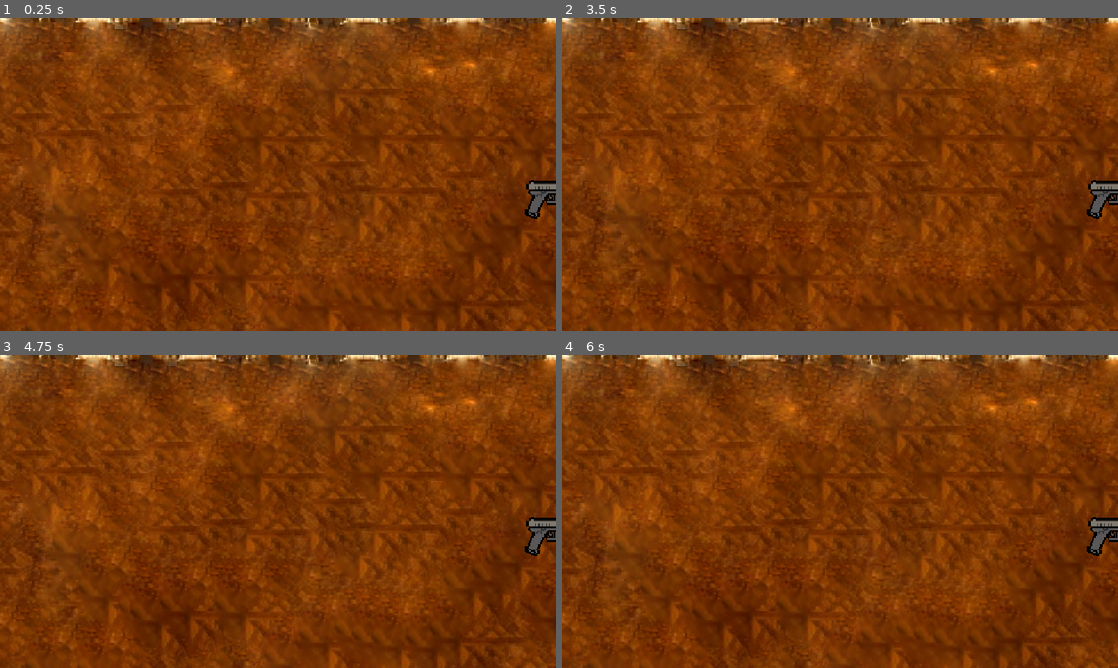
Above: before the commit, frames 1-4 (two rows, left to right).
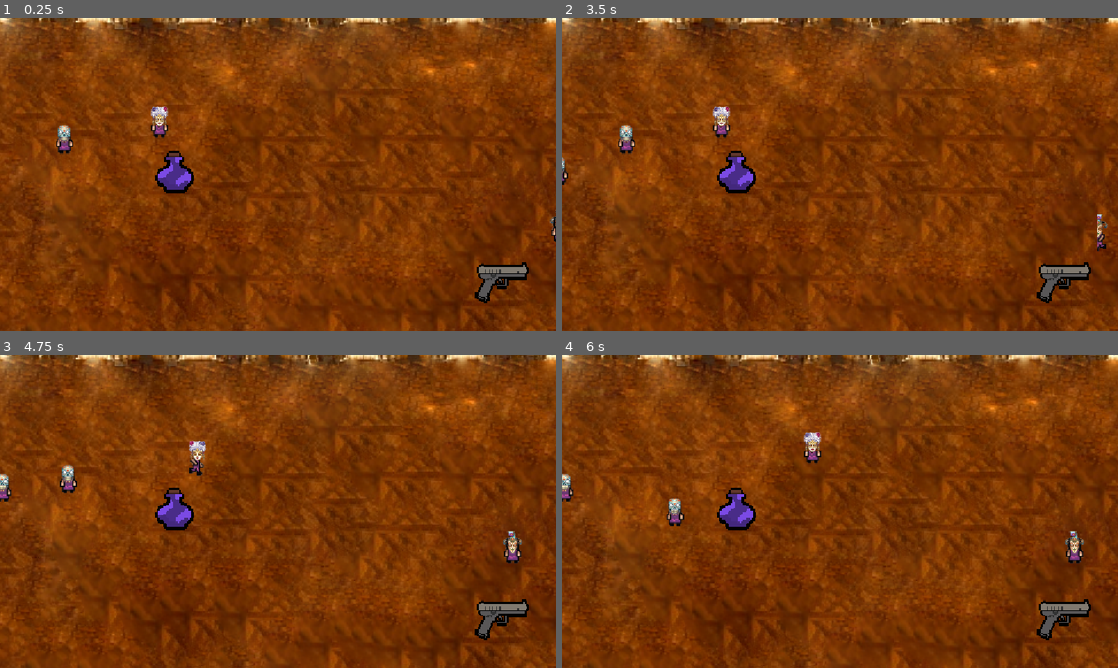
Above: after the commit, the same moments.

Repository: Tijana0/Last-One-Dancing
Game: Godot game, scene res://scenes/game_room.tscn
The game is run twice, just before and just after one commit, with the same random seed, the same clock (stepped at 60 frames per second) and the same inputs. This scene is started directly instead of the project's main scene. The engine's default icon, where the game draws it, is replaced by a stand-in: a white triangle on a blue panel in a dark square.
Inputs:
- Up to frame 1 (0.25 s): no input
- Up to frame 2 (3.5 s): tap Enter (ui_accept) at 0.5, 0.77, 1.25, 1.52, 2, 2.75, 3.02 s; hold Right (ui_right) 0.53-1.28 s; tap F (dance) at 0.6 s; hold Down (ui_down) 1.28-2.03 s; tap K at 1.35 s; hold Right (ui_right) 2.03-2.78 s; hold Space 2.03-2.78 s; hold Up (ui_up) from 2.78 s (still down); tap E at 2.85 s
- Up to frame 3 (4.75 s): release Up (ui_up) at 3.53 s; hold Left (ui_left) from 3.53 s (still down); tap F (dance) at 3.6 s; tap Enter (ui_accept) at 3.77, 4.52 s; tap K at 4.35 s
- Up to frame 4 (6 s): release Left (ui_left) at 5.03 s; hold Down (ui_down) 5.03-5.78 s; hold Space 5.03-5.78 s; hold Right (ui_right) from 5.78 s (still down); tap E at 5.85 s

The runs differ from the first frame. In frame 1, 2.3% of the frame differs, in the area x 10-100%, y 28-92%; in frame 2, 2.5%; in frame 3, 2.7%; in frame 4, 2.7%, in the area x 0-100%, y 24-92%.

Commit message:
fix: merge background bounds and update spawn ranges

Diff:
--- a/scenes/game_room.tscn
+++ b/scenes/game_room.tscn
@@ -28,6 +28,10 @@
 grow_horizontal = 2
 grow_vertical = 2
 color = Color(0.34, 0.037400004, 0.20382991, 1)
+
+[node name="Background" type="Sprite2D" parent="." unique_id=913476706]
+scale = Vector2(2.38, 2.38)
+texture = ExtResource("4_m8b6p")
 
 [node name="GameManager" parent="." unique_id=454037030 instance=ExtResource("1_gm")]
 
@@ -81,7 +85,3 @@
 position = Vector2(-30, 550)
 scale = Vector2(0.27, 0.27)
 shape = SubResource("RectangleShape2D_left")
-
-[node name="Background" type="Sprite2D" parent="." unique_id=913476706]
-scale = Vector2(2.38, 2.38)
-texture = ExtResource("4_m8b6p")
--- a/scripts/managers/game_manager.gd
+++ b/scripts/managers/game_manager.gd
@@ -2,8 +2,10 @@
 
 # --- CONFIGURATION ---
 const KILLS_TO_WIN = 999
-const SPAWN_RANGE_X = 1200.0 # Match background (2500 width)
-const SPAWN_RANGE_Y = 950.0  # Match background (2000 height)
+const SPAWN_MIN_X = -1000.0
+const SPAWN_MAX_X = 1000.0
+const SPAWN_MIN_Y = -300.0
+const SPAWN_MAX_Y = 700.0
 
 # NPC Settings (from feat-npc-ai)
 const NPC_SCENE = preload("res://prefabs/npc.tscn")
@@ -54,8 +56,8 @@
 
 	for i in range(NPC_COUNT):
 		# Randomize position within boundaries
-		var random_x = randf_range(-SPAWN_RANGE_X + 50, SPAWN_RANGE_X - 50)
-		var random_y = randf_range(-SPAWN_RANGE_Y + 50, SPAWN_RANGE_Y - 50)
+		var random_x = randf_range(SPAWN_MIN_X + 50, SPAWN_MAX_X - 50)
+		var random_y = randf_range(SPAWN_MIN_Y + 50, SPAWN_MAX_Y - 50)
 		var pos = Vector2(random_x, random_y)
 		var npc_name = "NPC_" + str(i)
 		var mask = randi_range(1, 5)  # server picks mask, passes to all clients
@@ -88,8 +90,8 @@
 
 		while not valid_pos and attempts < 20:
 			pos = Vector2(
-				randf_range(-SPAWN_RANGE_X + 100, SPAWN_RANGE_X - 100),
-				randf_range(-SPAWN_RANGE_Y + 100, SPAWN_RANGE_Y - 100)
+				randf_range(SPAWN_MIN_X + 100, SPAWN_MAX_X - 100),
+				randf_range(SPAWN_MIN_Y + 100, SPAWN_MAX_Y - 100)
 			)
 			valid_pos = true
 
